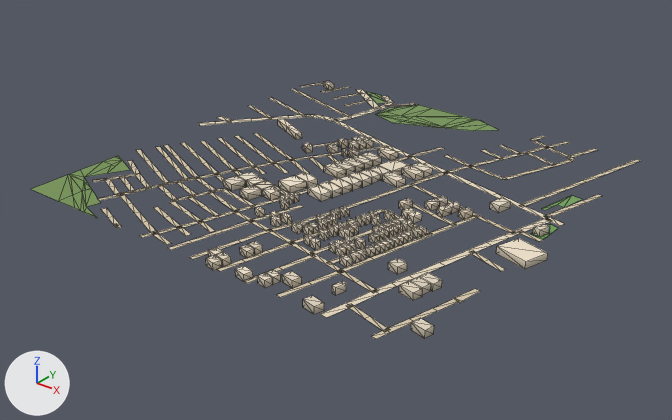
The glTF model public/assets/bengaluru-region-v1/tiles/t-7_-24-l1.glb as it was, and as the next commit left it.
Rendered twice from a camera (50 mm lens) standing at (-2648.0, -12523.0, 430.0) and looking at (-3246.0, -11776.0, -33.0). Arrows for +X, +Y and +Z are at lower left; the lights stay in place. The first picture is the older version. Mesh edges are drawn as thin lines.

Script lines for the objects in view, before the commit:
```python
me_building = bpy.data.meshes.new('building')
me_building.from_pydata(...)  # 1052 vertices, 1316 faces; spans x 26.0..522.0, y -2.0..489.0, z 0.0..8.0
me_building.materials.append(mat_building)
me_ground = bpy.data.meshes.new('ground')
me_ground.from_pydata(...)  # 855 vertices, 700 faces; spans x -4.0..503.0, y -3.0..504.0, z 1.0
me_ground.materials.append(mat_ground)
# before: 314 (394.0, 355.0, 1.0) at pixel (504, 177), 315 (400.0, 353.0, 1.0) at pixel (507, 179)
# before: 538 (458.0, 182.0, 1.0) at pixel (473, 250), 539 (456.0, 176.0, 1.0) at pixel (468, 252), 540 (480.0, 175.0, 1.0) at pixel (489, 259), 541 (478.0, 169.0, 1.0) at pixel (484, 261), 542 (501.0, 169.0, 1.0) at pixel (505, 269)
# before: 543 (499.0, 163.0, 1.0) at pixel (500, 271)
ob_building = bpy.data.objects.new('building', me_building)
ob_building.location = (-3500.0, -12000.0, 0.0)
ob_ground = bpy.data.objects.new('ground', me_ground)
ob_ground.location = (-3500.0, -12000.0, 0.0)
```
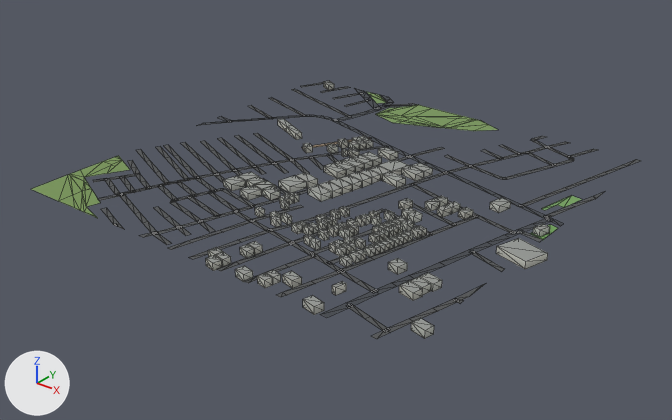
Pixel boxes (x1, y1, x2, y2) of what changed, in the pictures (672 x 420 px; the box of a moved part takes in the faces that stretch with it):
part 1 of me_building, recoloured: (206, 81, 550, 338) in both
part 2 of me_ground, rebuilt: before (199, 115, 337, 126); after (197, 115, 335, 126)
part 3 of me_ground, rebuilt (19% wider, 33% taller): before (454, 289, 480, 303); after (454, 284, 485, 303)
part 4 of me_ground, moved or reshaped: (108, 83, 641, 339) in both
part 5 of me_ground, moved or reshaped: (503, 171, 532, 179) in both
part 6 of me_ground, moved or reshaped: before (470, 252, 505, 271); after (471, 252, 504, 272)
part 7 of me_ground, recoloured: (93, 87, 605, 334) in both

What changed in the scene script:
```text
Change me_building:
    used by ob_building; location = (-3500.0, -12000.0, 0.0)
    remove me_building.from_pydata(...)  # 1052 vertices, 1316 faces; spans x 26.0..522.0, y -2.0..489.0, z 0.0..8.0
    add me_building.from_pydata(...)  # 1052 vertices, 1580 faces; spans x 26.0..522.0, y -2.0..489.0, z 0.0..8.0
    me_building part 1: 1316 kept faces spanning x 26.0..522.0, y -2.0..489.0, z 0.0..8.0 get new vertex colours
    edits to the shape of me_building do not show in these pictures
Change me_ground:
    used by ob_ground; location = (-3500.0, -12000.0, 0.0)
    verts and faces of me_ground; kept vertices keep their numbers, new ones are numbered from 855
    remove me_ground.from_pydata(...)  # 855 vertices, 700 faces; spans x -4.0..503.0, y -3.0..504.0, z 1.0
    add me_ground.from_pydata(...)  # 866 vertices, 711 faces; spans x 0.0..500.0, y 0.0..500.0, z 1.0
    me_ground part 2: the loose piece of 24 vertices spanning x -4.0..129.0, y 254.0..384.0, z 1.0 is rebuilt with 24 vertices and now spans x 0.0..129.0, y 251.0..383.0, z 1.0
    me_ground part 3: the loose piece of 6 vertices spanning x 491.0..503.0, y 90.0..121.0, z 1.0 is rebuilt with 8 vertices and now spans x 491.0..500.0, y 90.0..135.0, z 1.0
    me_ground part 4
    41 vertices are removed from x -1.0..501.0, y -1.0..501.0, z 1.0
    47 faces are deleted
    4 vertices in x 142.0..470.0, y 1.0, z 1.0 move by (6.0, -1.0, 0.0)
    3 vertices in x 54.0..415.0, y 1.0..501.0, z 1.0 move by (0.0, -1.0, 0.0)
    3 vertices in x 60.0..423.0, y -1.0..499.0, z 1.0 move by (0.0, 1.0, 0.0)
    3 vertices in x 378.0..481.0, y 34.0..436.0, z 1.0 move by (1.0, 4.0, 0.0)
    3 vertices in x 28.0..144.0, y -1.0..345.0, z 1.0 move by (-2.0, 1.0, 0.0)
    38 vertices move from x -1.0..503.0, y -3.0..504.0, z 1.0 to x 0.0..500.0, y 0.0..500.0, z 1.0
    40 vertices are added at x 0.0..500.0, y 0.0..500.0, z 1.0
    5 new vertices lie (7.0, 0.0, 0.0) away from vertices in x 18.0..490.0, y 483.0..500.0, z 1.0
    5 new vertices lie (6.0, 0.0, 0.0) away from vertices in x 175.0..367.0, y 0.0..500.0, z 1.0
    56 new faces join them
    me_ground part 5
    add verts[315] = (400.0, 352.0, 1.0)  # moved, pixel (507, 179)
    add verts[314] = (395.0, 356.0, 1.0)  # moved, pixel (505, 177)
    me_ground part 6
    add delete_vertices([*range(540, 544)])  # with the faces that use them
    add verts[899] = (482.0, 168.0, 1.0)  # pixel (487, 263)
    add verts[900] = (484.0, 174.0, 1.0)  # pixel (492, 261)
    add verts[901] = (500.0, 169.0, 1.0)  # pixel (504, 268)
    add verts[902] = (500.0, 163.0, 1.0)  # pixel (501, 271)
    add faces += [(538, 539, 899), (538, 899, 900), (899, 901, 900), (899, 902, 901)]
    me_ground part 7: 532 kept faces spanning x 0.0..500.0, y 0.0..500.0, z 1.0 get new vertex colours; the middle colour goes from beige #d7c9ae to dark grey #535556
```
